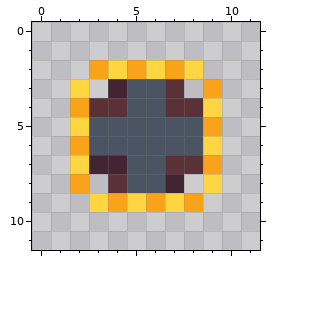
A pixel-art sprite gets an edit: assets/player/player_idle.png. Above: the version before the commit.
The file is 12x12 pixels.
And afterwards:
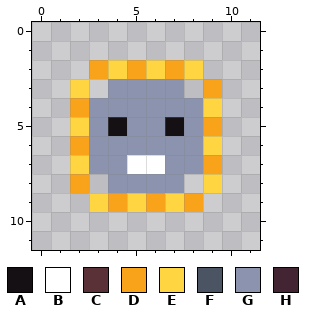
Palette (. is transparent): A #141013  B #ffffff  C #5b3138  D #f9a31b  E #ffd541  F #4a5462  G #8b93af  H #422433
Edits made:
y 3: x 4..7 HFFC -> GGGG
y 4: x 3..8 CCFFCC -> GGGGGG
y 5: x 3..8 FFFFFF -> GAGGAG
y 6: x 3..8 FFFFFF -> GGGGGG
y 7: x 3..8 HHFFCC -> GGBBGG
y 8: x 4..7 CFFH -> GGGG
Changed places in both pictures, as pixel boxes (x1, y1, x2, y2):
changed: (89, 79, 203, 193)
